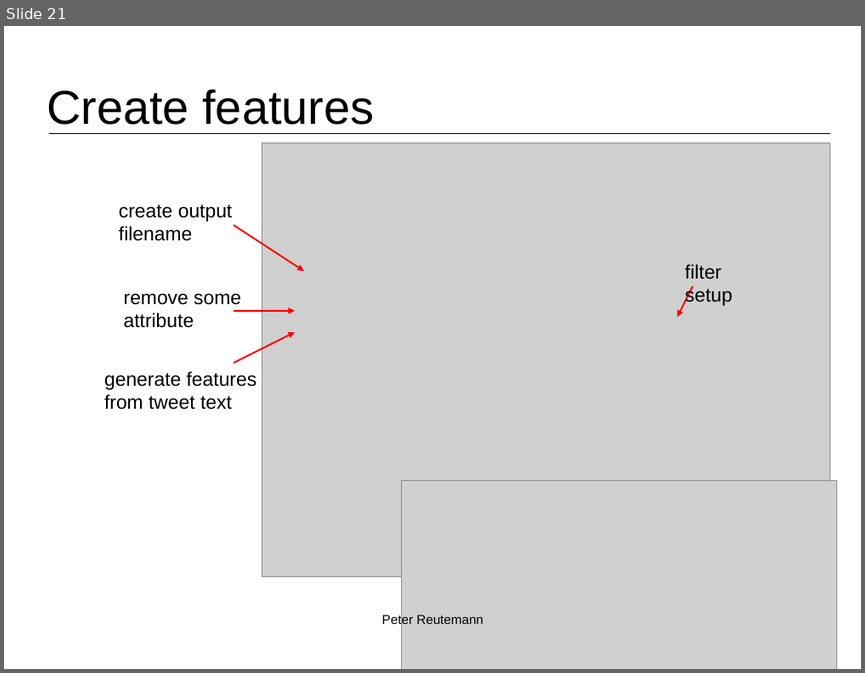
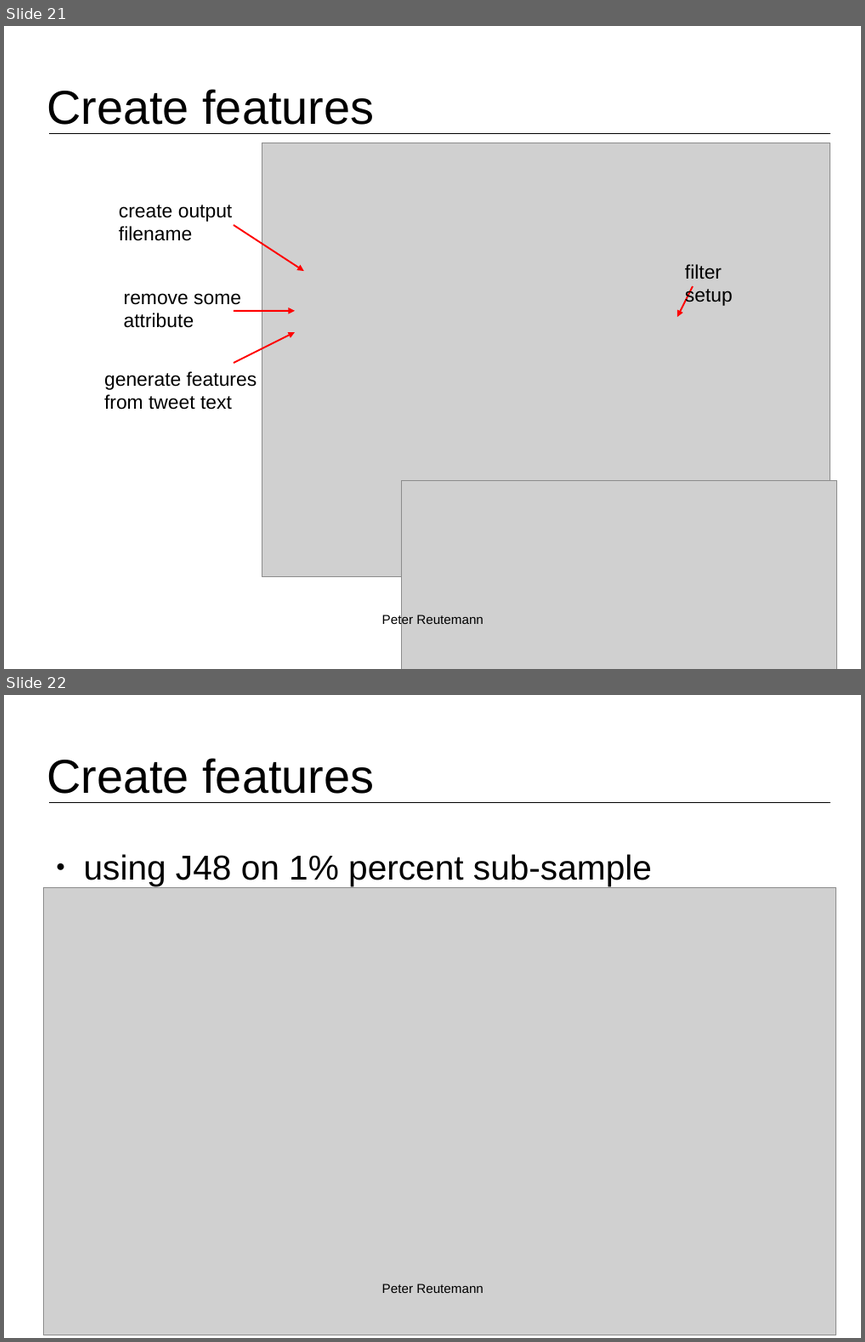
Before and after one commit to fracpete/kuching-2015, a slide deck: 4_twitter/kuching2015_twitter.odp. Shown one above the other, each under a label of ours: slide 21 before the commit, slides 21 and 22 after it. The pictures are 865x673 and 865x1342 pixels, drawn with LibreOffice and Linux fonts; fonts in the diff are those of the drawing; grey boxes stand for pictures; background and template pictures are left out. Boxes give left, top, right and bottom in pixels: in the first picture for what was removed or moved away, otherwise in the second. Text is boxed around its words. In the diff, an @@ line names an element or a change of style, - is before the commit and + after.

```diff
--- a/4_twitter/kuching2015_twitter.odp
+++ b/4_twitter/kuching2015_twitter.odp
@@ slide 22 added at bbox=[4, 695, 861, 1338], background #FFFFFF; not listed: 1 template element that a slide beside it also shows @@
@@ title added at bbox=[46, 758, 374, 794], 44 pt, text #000000 @@
+Create features
@@ text added at bbox=[84, 854, 652, 886], 32 pt, text #000000 @@
+● using J48 on 1% percent sub-sample
@@ picture added at bbox=[44, 887, 836, 1334] @@
@@ text added at bbox=[382, 1283, 483, 1293], 12 pt, text #000000 @@
+Peter Reutemann
```
Also in this commit, not shown: 3 other slides added, 8 other files.
